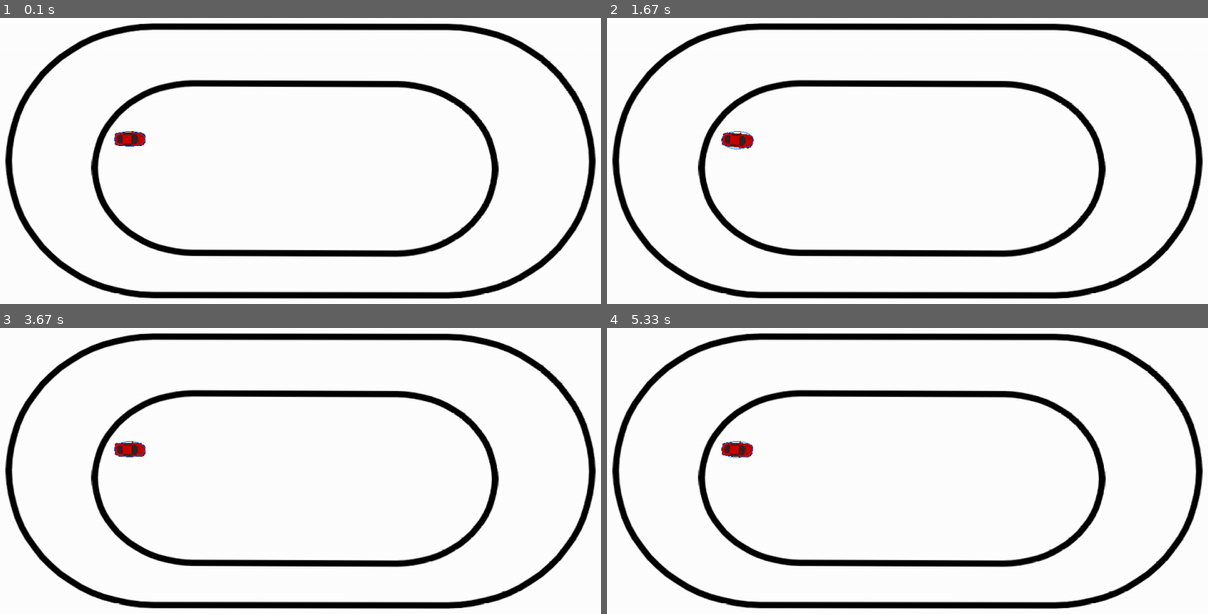
Above: before the commit, frames 1-4 (two rows, left to right).
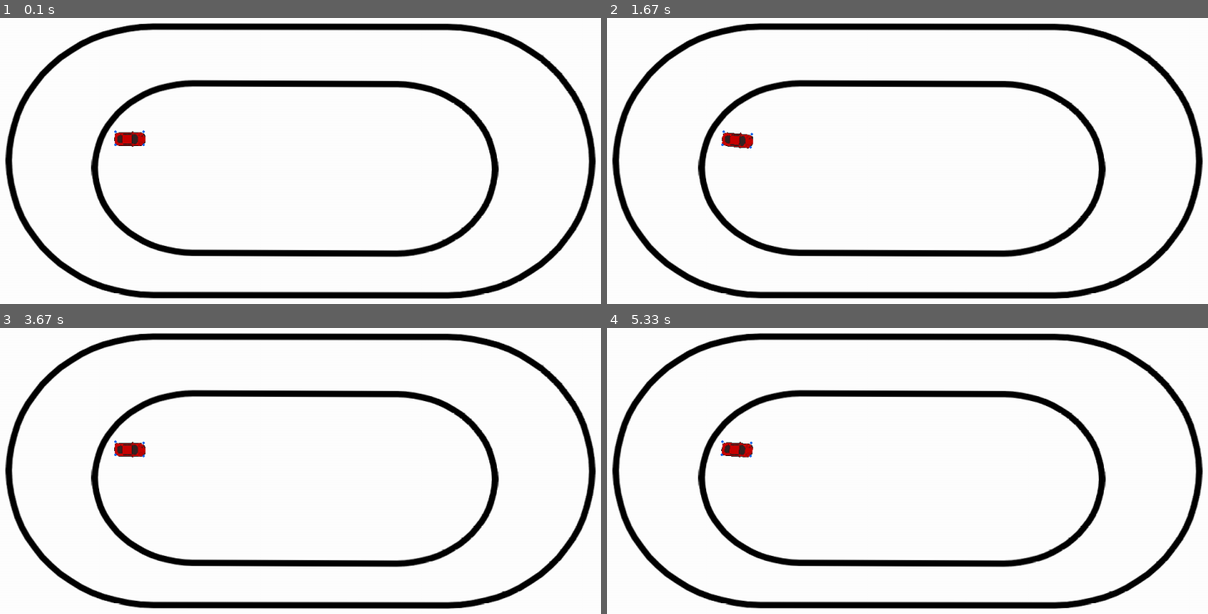
Above: after the commit, the same moments.

Repository: marcroy898/RLSimulation
Game: pygame game, started from main.py
Two runs of this game, one before a commit and one after it. Both use one fixed random seed, a clock stepped at 60 frames per second and the inputs below.
Inputs:
- Up to frame 1 (0.1 s): no input
- Up to frame 2 (1.67 s): hold D 0.33-0.8 s; hold D 1.17-1.63 s
- Up to frame 3 (3.67 s): hold A 1.67-2.2 s; hold A 2.57-2.97 s; hold D from 3.4 s (still down)
- Up to frame 4 (5.33 s): release D at 4.03 s; hold A 4.47-4.93 s; hold D from 4.97 s (still down)

The runs differ from the first frame. In frame 1, less than 0.1% of the frame differs, in the area x 19-25%, y 39-46%; in frame 2, less than 0.1%; in frame 3, less than 0.1%; in frame 4, less than 0.1%, in the area x 18-25%, y 39-46%.

Commit message:
Added drawn on contact points - not implemented yet however

Diff:
--- a/main.py
+++ b/main.py
@@ -2,6 +2,7 @@
 from car import Car
 from config_var import *
 from track import Track
+from math import *
 
 class Game:
     def __init__(self):
@@ -10,10 +11,23 @@
         self.game_track = Track()
 
     def check_collision(self):
-        rounded_position = [round(num, 1) for num in self.player_car.position]  #Have to round since black pixel list also rounded
-        if rounded_position in self.game_track.track_border_points:
-            print("Collision!")
-
+        # rounded_position = [round(num, 1) for num in self.player_car.position]  #Have to round since black pixel list also rounded
+        # if rounded_position in self.game_track.track_border_points:
+        #     print("Collision!")
+        angled_corners = [
+            (self.player_car.rect.centerx + (25*cos(radians(self.player_car.angle + 25))),  #Top-left corner
+             self.player_car.rect.centery - (25*sin(radians(self.player_car.angle + 25)))),
+            (self.player_car.rect.centerx + (25 * cos(radians(self.player_car.angle - 25))),  # Top-right corner
+             self.player_car.rect.centery - (25 * sin(radians(self.player_car.angle - 25)))),
+            (self.player_car.rect.centerx - (25 * cos(radians(self.player_car.angle - 25))),  # Bottom-left corner
+             self.player_car.rect.centery + (25 * sin(radians(self.player_car.angle - 25)))),
+            (self.player_car.rect.centerx - (25 * cos(radians(self.player_car.angle + 25))),  # Bottom-right corner
+             self.player_car.rect.centery + (25 * sin(radians(self.player_car.angle + 25))))
+        ]
+        pygame.draw.circle(self.screen, (12, 96, 232), angled_corners[0], radius=2, width=3)
+        pygame.draw.circle(self.screen, (12, 96, 232), angled_corners[1], radius=2, width=3)
+        pygame.draw.circle(self.screen, (12, 96, 232), angled_corners[2], radius=2, width=3)
+        pygame.draw.circle(self.screen, (12, 96, 232), angled_corners[3], radius=2, width=3)
     def game_loop(self):
         running = True
         while running:
@@ -24,7 +38,6 @@
                     running = False
 
             self.screen.blit(self.player_car.image, self.player_car.rect)
-            pygame.draw.ellipse(self.screen, (12, 96, 232), self.player_car.rect, width=1)
             self.player_car.update_pos()
             self.check_collision()
             pygame.display.update()
